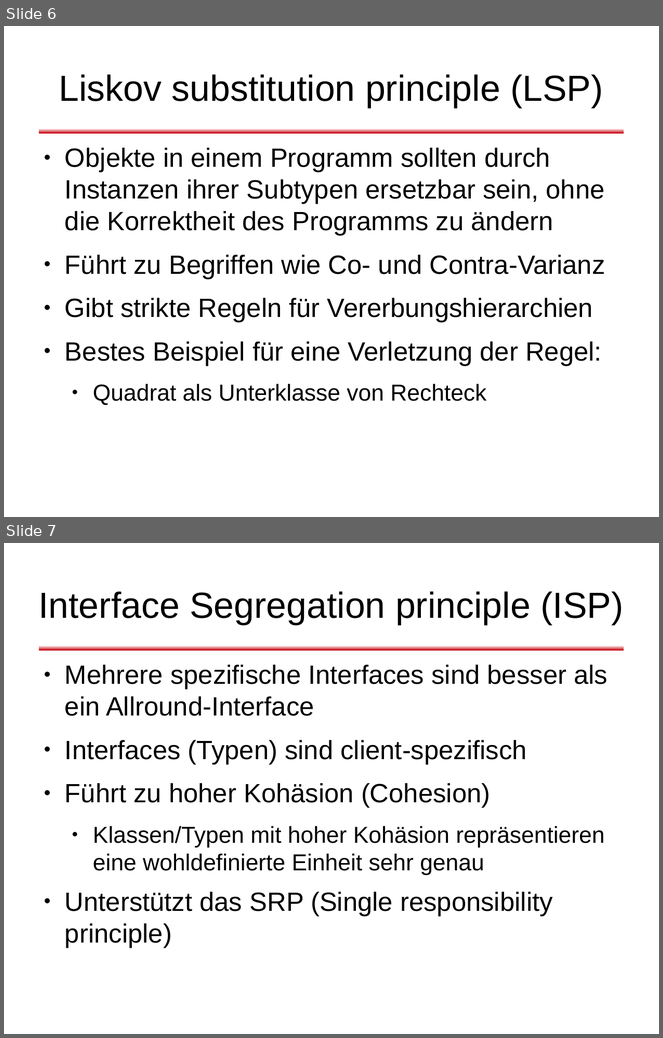
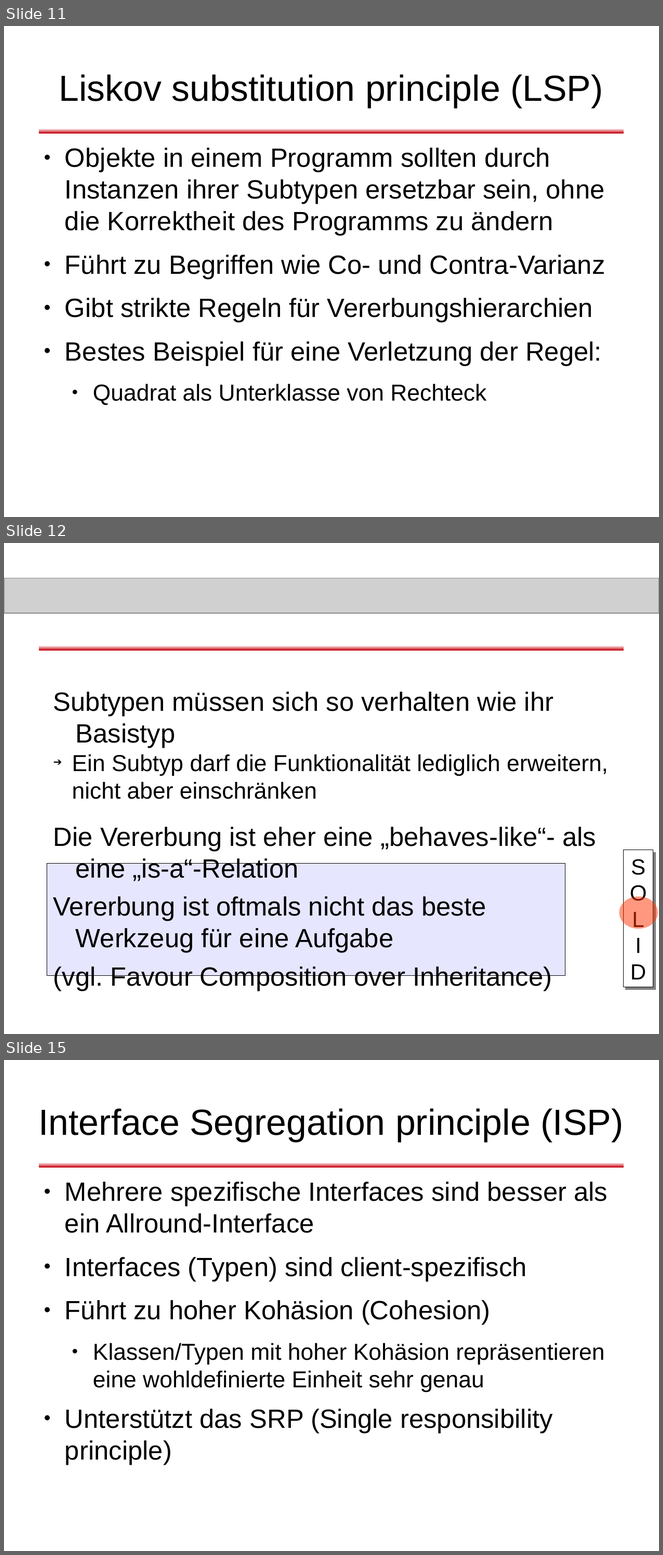
Before and after one commit to dlindner/vorlesung-se2-dhbw, a slide deck: added_2010/Objektorientierte Designregeln.odp. Shown one above the other, each under a label of ours: slides 6 and 7 before the commit, slides 11, 12 and 15 after it; the slides between them are not shown. The pictures are 663x1038 and 663x1555 pixels, drawn with LibreOffice and Linux fonts; fonts in the diff are those of the drawing; grey boxes stand for pictures; background and template pictures are left out. Boxes give left, top, right and bottom in pixels: in the first picture for what was removed or moved away, otherwise in the second. Text is boxed around its words. In the diff, an @@ line names an element or a change of style, - is before the commit and + after.

```diff
--- a/added_2010/Objektorientierte Designregeln.odp
+++ b/added_2010/Objektorientierte Designregeln.odp
@@ slide 12 added at (4, 543, 659, 1034), background #FFFFFF; not listed: 1 template element that a slide beside it also shows @@
@@ picture added at (4, 578, 659, 613) @@
@@ text added at (53, 692, 608, 991), 32 pt, text #000000 @@
+Subtypen müssen sich so verhalten wie ihr Basistyp
+  ➔ Ein Subtyp darf die Funktionalität lediglich erweitern, nicht aber einschränken
+Die Vererbung ist eher eine „behaves-like“- als eine „is-a“-Relation
+Vererbung ist oftmals nicht das beste
+Werkzeug für eine Aufgabe
+(vgl. Favour Composition over Inheritance)
@@ rectangle added at (623, 850, 653, 988), fill #FFFFFF, outline #000000 0 pt, 26.5 pt, text #000000 @@
+S
+O
+L
+I
+D
@@ rectangle added at (47, 863, 566, 976), fill #E6E6FF, outline #000000 0 pt @@
@@ ellipse added at (619, 897, 658, 929), fill #FF3300 at 50% opacity @@
@@ what was slide 6 is now slide 11 @@
@@ what was slide 7 is now slide 15 @@
```
Also in this commit, not shown: 13 other slides added.
